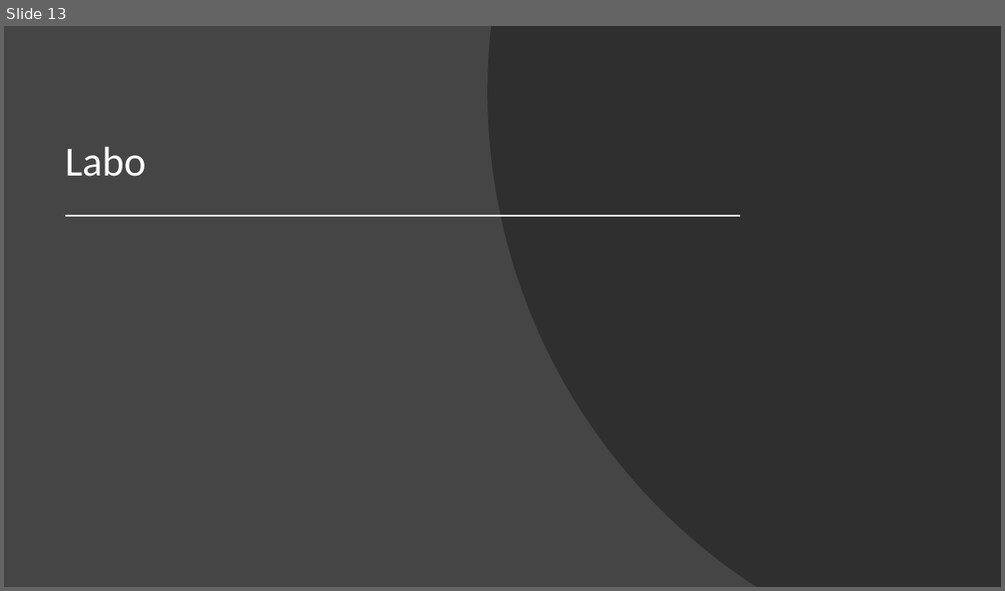
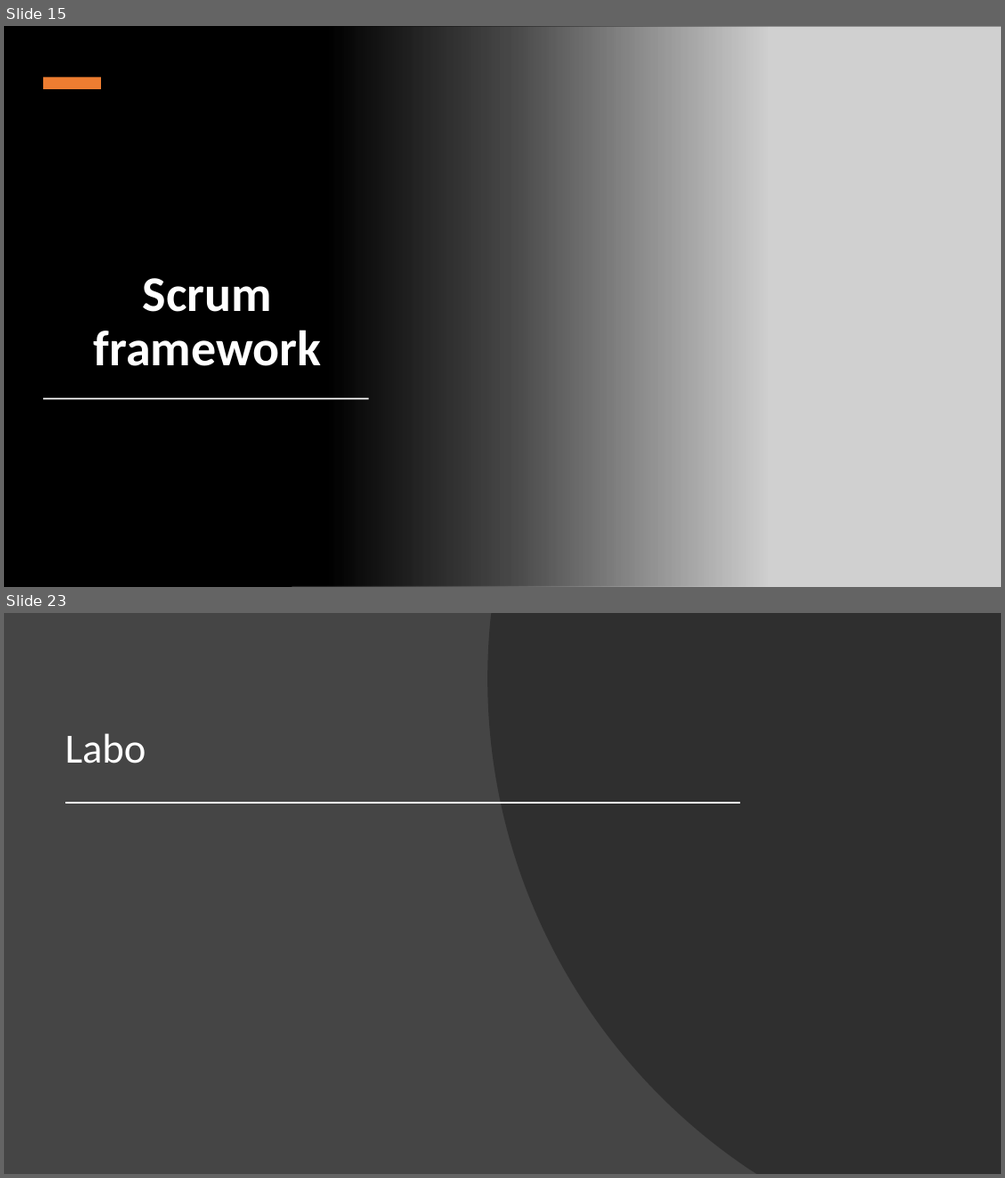
Before and after one commit to Fleximinded/BasicCSharp, a slide deck: Powerpoints/Projectmanagement.pptx. Shown one above the other, each under a label of ours: slide 13 before the commit, slides 15 and 23 after it; the slides between them are not shown. The pictures are 1005x591 and 1005x1178 pixels, drawn with LibreOffice and Linux fonts; fonts in the diff are those of the drawing; grey boxes stand for pictures. Boxes give left, top, right and bottom in pixels: in the first picture for what was removed or moved away, otherwise in the second. Text is boxed around its words. In the diff, an @@ line names an element or a change of style, - is before the commit and + after.

```diff
--- a/Powerpoints/Projectmanagement.pptx
+++ b/Powerpoints/Projectmanagement.pptx
@@ slide 15 added at bbox=[4, 26, 1001, 587], background #000000 @@
@@ rectangle added at bbox=[4, 26, 768, 587], fill gradient #000000 @@
@@ picture added at bbox=[291, 26, 1001, 587] @@
@@ rectangle added at bbox=[43, 78, 101, 89], fill #ED7D31 @@
@@ title added at bbox=[94, 278, 321, 366], 48 pt, text #FFFFFF, bold @@
+Scrum framework
@@ rectangle added at bbox=[44, 398, 369, 399], fill #FFFFFF @@
@@ what was slide 13 is now slide 23 @@
```
Also in this commit, not shown: 11 other slides added, 2 slides removed, 10 other files.
